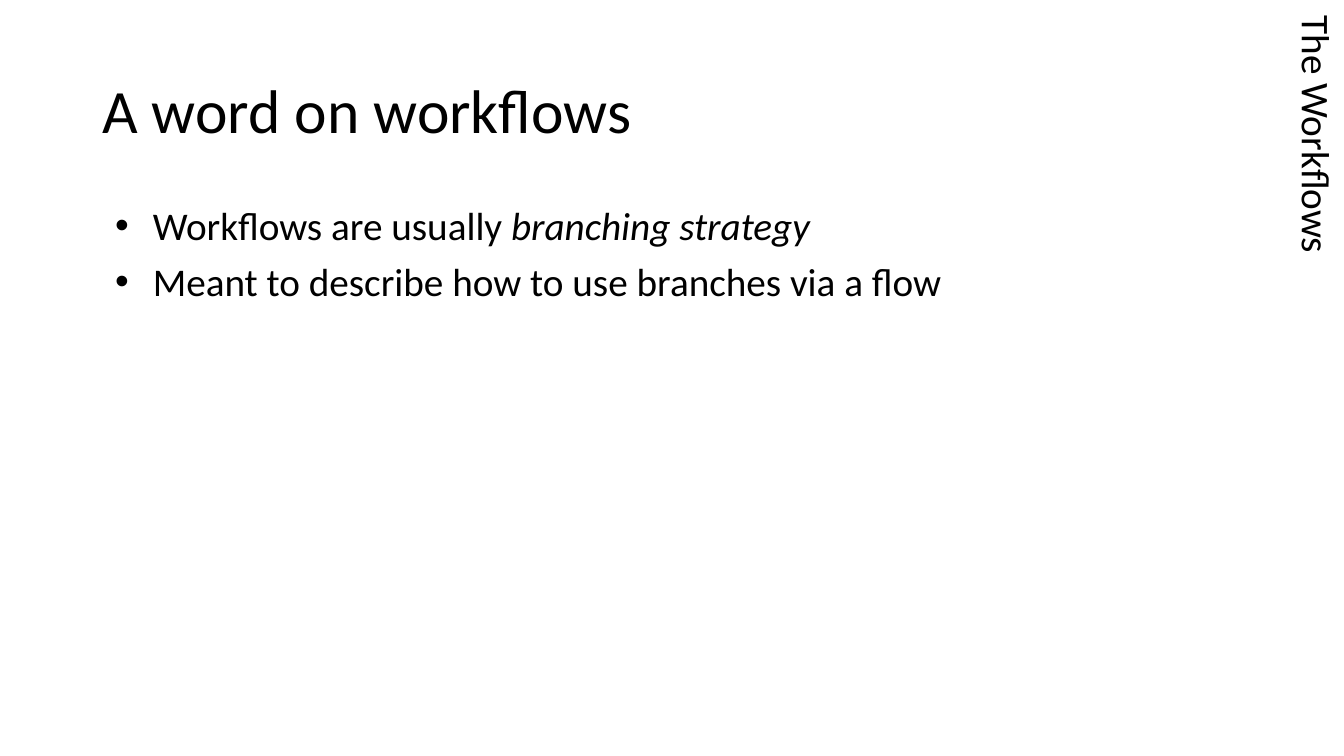
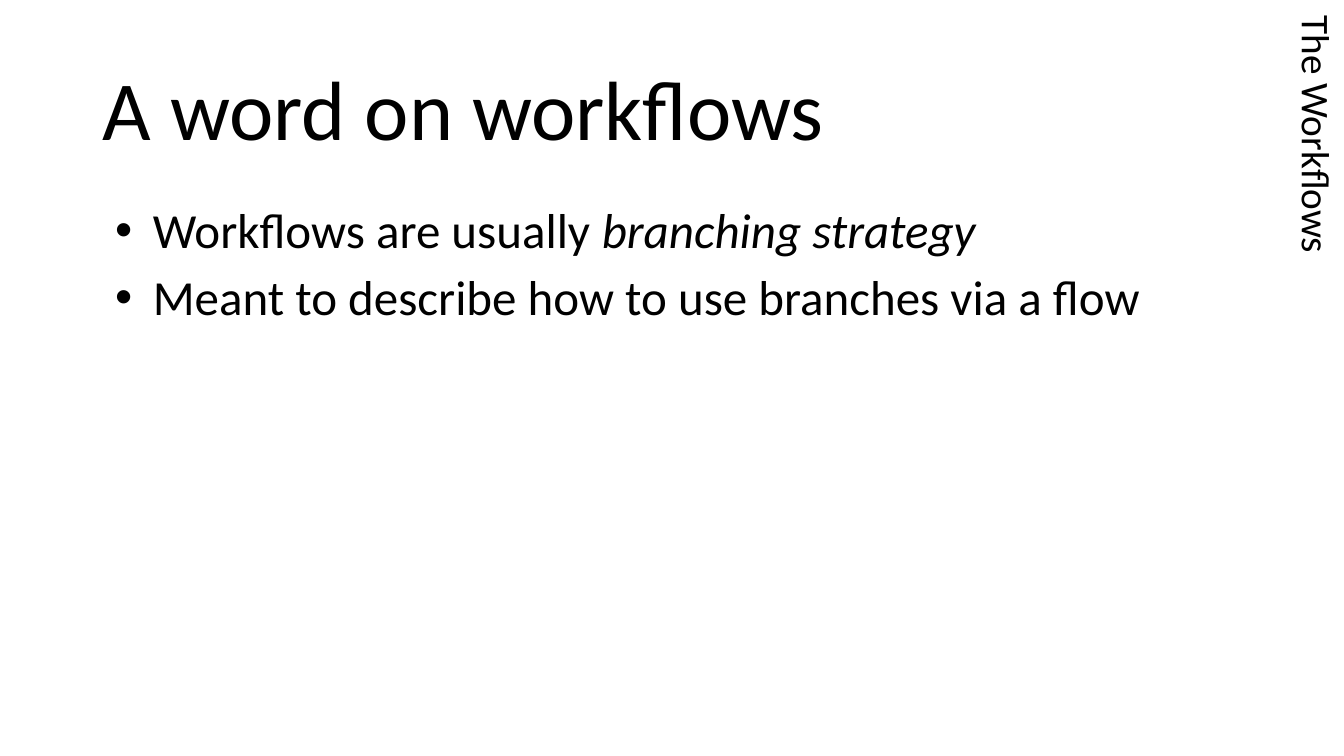
Before and after one commit to HunteRoi/git-training, a slide deck: slide 23 of Formation Git.pptx. Drawn at 1344x756 pixels with LibreOffice and Linux fonts; fonts in the diff are those of the drawing. Boxes give left, top, right and bottom in pixels: in the first picture for what was removed or moved away, otherwise in the second. Text is boxed around its words. In the diff, an @@ line names an element or a change of style, - is before the commit and + after.

```diff
--- a/Formation Git.pptx
+++ b/Formation Git.pptx
@@ title "A word on workflows" at box(102, 81, 823, 141): size 44 to 60 pt @@
@@ text "Workflows are usually branching strategy" at box(153, 214, 1140, 316): size 28 to 35 pt @@
```
Also in this commit, not shown: 32 other slides changed.
